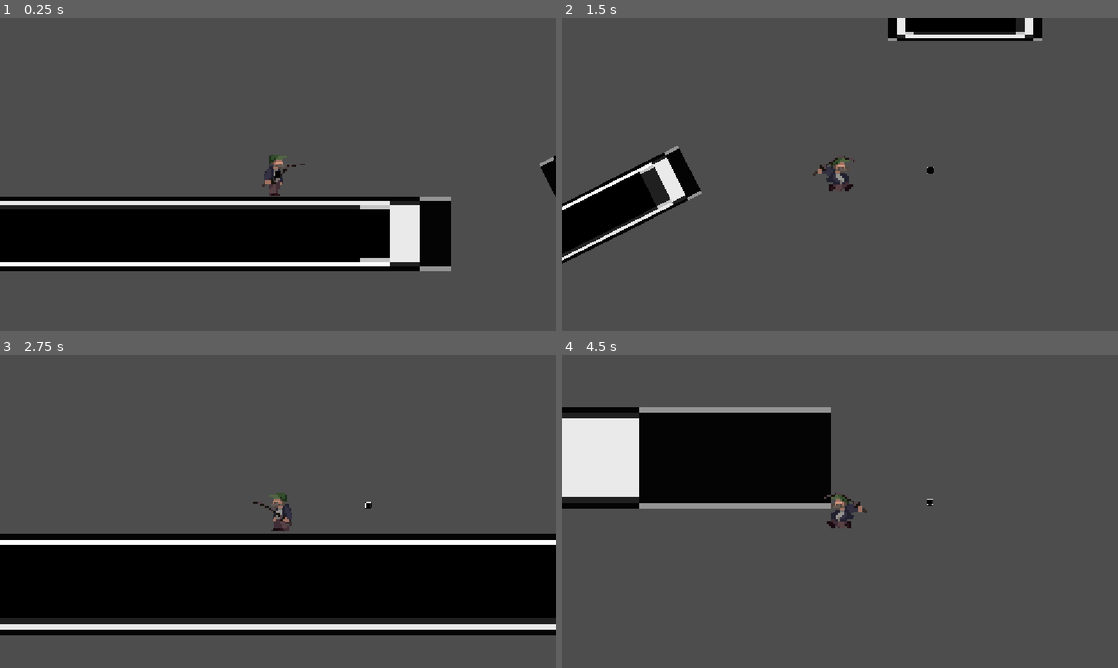
Above: before the commit, frames 1-4 (two rows, left to right).
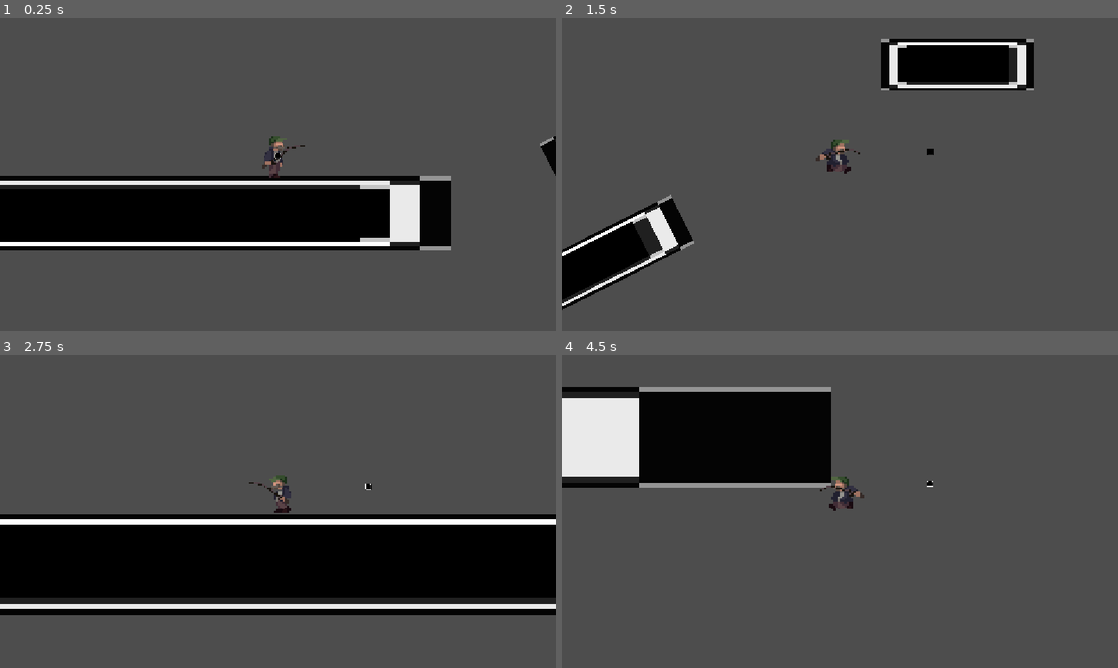
Above: after the commit, the same moments.

Repository: ActuallyaWyrm/Game-Jam
Game: Godot game, scene res://scenes/platformer.tscn
Two runs of this game, one before a commit and one after it. Both use one fixed random seed, a clock stepped at 60 frames per second and the inputs below.
Inputs (mouse positions are in pixels of both pictures, inside the frame that each line leads up to):
- Up to frame 1 (0.25 s): no input
- Up to frame 2 (1.5 s): move the mouse to (867, 174) at 0.52 s; hold Right (walk_right) from 0.53 s (still down); click (867, 174) at 0.6 s; tap Up (jump) at 0.77, 1.07 s; tap Down (slide) at 0.8, 1.35 s; move the mouse to (812, 174) at 1.27 s
- Up to frame 3 (2.75 s): tap Up (jump) at 1.52, 1.82 s; right-click (250, 511) at 1.55 s; move the mouse to (289, 505) at 2.02 s; release Right (walk_right) at 2.03 s; hold Left (walk_left) from 2.03 s (still down); hold Up (jump) from 2.03 s (still down); right-click (289, 505) at 2.1 s
- Up to frame 4 (4.5 s): move the mouse to (834, 517) at 2.77 s; release Left (walk_left) at 2.78 s; release Up (jump) at 2.78 s; hold Right (walk_right) 2.78-4.28 s; tap Up (jump) at 2.85, 3.02, 3.32, 3.77, 4.07 s; click (834, 517) at 3.05 s; move the mouse to (878, 514) at 3.52 s; click (878, 514) at 3.6 s; tap Down (slide) at 3.8, 4.35 s; move the mouse to (795, 508) at 4.27 s; hold Left (walk_left) from 4.28 s (still down)

The runs differ from the first frame. In frame 1, 15% of the frame differs, in the area x 0-100%, y 37-81%; in frame 2, 14%; in frame 3, 18%, in the area x 0-100%, y 38-90%; in frame 4, 9.1%.

Commit message:
add more sprites

Diff:
--- a/assets/animations/fisher.tres
+++ b/assets/animations/fisher.tres
@@ -14,6 +14,18 @@
 [ext_resource type="Texture2D" uid="uid://bo0d1cgkafs8a" path="res://assets/sprites/fisher/jump/fisher_jump_3.png" id="5_uin2t"]
 [ext_resource type="Texture2D" uid="uid://d0twplkdys8c6" path="res://assets/sprites/fisher/walk/fisher_walk_6.png" id="6_32bwv"]
 [ext_resource type="Texture2D" uid="uid://nygt5q3deod3" path="res://assets/sprites/fisher/jump/fisher_jump_4.png" id="6_ghx2t"]
+[ext_resource type="Texture2D" uid="uid://cyxsnt1hmhqus" path="res://assets/sprites/fisher/slide/fisher_slide_4.png" id="9_olrvb"]
+[ext_resource type="Texture2D" uid="uid://bc8tjg0pgqthk" path="res://assets/sprites/fisher/slide/fisher_slide_5.png" id="10_bqkrx"]
+[ext_resource type="Texture2D" uid="uid://c5jfi82w2t8c" path="res://assets/sprites/fisher/slide_enter/fisher_slide_1.png" id="11_6dp77"]
+[ext_resource type="Texture2D" uid="uid://bos7ef4r2h2s7" path="res://assets/sprites/fisher/slide_enter/fisher_slide_2.png" id="12_x72yi"]
+[ext_resource type="Texture2D" uid="uid://blpy0t63yknyt" path="res://assets/sprites/fisher/slide_enter/fisher_slide_3.png" id="13_aom2d"]
+[ext_resource type="Texture2D" uid="uid://cikuxmr7ice8v" path="res://assets/sprites/fisher/swing_air/fisher_swing_air_1.png" id="14_nrhkd"]
+[ext_resource type="Texture2D" uid="uid://bsjulhg8y76ic" path="res://assets/sprites/fisher/swing_air/fisher_swing_air_2.png" id="15_tu0kd"]
+[ext_resource type="Texture2D" uid="uid://c8v6145e3nut3" path="res://assets/sprites/fisher/swing_air/fisher_swing_air_3.png" id="16_bgsll"]
+[ext_resource type="Texture2D" uid="uid://41x7catcjrr" path="res://assets/sprites/fisher/swing_air/fisher_swing_air_4.png" id="17_35b7j"]
+[ext_resource type="Texture2D" uid="uid://de45cjianx17a" path="res://assets/sprites/fisher/swing_air/fisher_swing_air_5.png" id="18_vgdv3"]
+[ext_resource type="Texture2D" uid="uid://w4u3eaho0ny7" path="res://assets/sprites/fisher/swing_air/fisher_swing_air_6.png" id="19_cj252"]
+[ext_resource type="Texture2D" uid="uid://c11fvcwhiuccy" path="res://assets/sprites/fisher/swing_air/fisher_swing_air_7.png" id="20_irhbu"]
 
 [resource]
 animations = [{
@@ -63,6 +75,57 @@
 }, {
 "frames": [{
 "duration": 1.0,
+"texture": ExtResource("9_olrvb")
+}, {
+"duration": 1.0,
+"texture": ExtResource("10_bqkrx")
+}],
+"loop": 1,
+"name": &"slide",
+"speed": 5.0
+}, {
+"frames": [{
+"duration": 1.0,
+"texture": ExtResource("11_6dp77")
+}, {
+"duration": 1.0,
+"texture": ExtResource("12_x72yi")
+}, {
+"duration": 1.0,
+"texture": ExtResource("13_aom2d")
+}],
+"loop": 0,
+"name": &"slide_enter",
+"speed": 5.0
+}, {
+"frames": [{
+"duration": 1.0,
+"texture": ExtResource("14_nrhkd")
+}, {
+"duration": 1.0,
+"texture": ExtResource("15_tu0kd")
+}, {
+"duration": 1.0,
+"texture": ExtResource("16_bgsll")
+}, {
+"duration": 1.0,
+"texture": ExtResource("17_35b7j")
+}, {
+"duration": 1.0,
+"texture": ExtResource("18_vgdv3")
+}, {
+"duration": 1.0,
+"texture": ExtResource("19_cj252")
+}, {
+"duration": 1.0,
+"texture": ExtResource("20_irhbu")
+}],
+"loop": 0,
+"name": &"swing_air",
+"speed": 5.0
+}, {
+"frames": [{
+"duration": 1.0,
 "texture": ExtResource("1_uvi1i")
 }, {
 "duration": 1.0,
--- a/entities/player_platformer.tscn
+++ b/entities/player_platformer.tscn
@@ -7,7 +7,7 @@
 
 [sub_resource type="CapsuleShape2D" id="CapsuleShape2D_g4v7s"]
 radius = 26.0
-height = 120.0
+height = 110.0
 
 [node name="PlayerPlatformer" type="CharacterBody2D" unique_id=171132049]
 floor_constant_speed = true
@@ -31,10 +31,12 @@
 target_position = Vector2(1000, 0)
 
 [node name="AnimatedSprite2D" type="AnimatedSprite2D" parent="." unique_id=1315309792]
-position = Vector2(-8.4703295e-22, 7.1054274e-15)
+position = Vector2(-3.0092655e-36, 0)
 scale = Vector2(5, 5)
 sprite_frames = ExtResource("2_tmbtj")
-animation = &"idle"
+animation = &"swing_air"
+frame = 6
+frame_progress = 1.0
 
 [node name="CollisionShape2D" type="CollisionShape2D" parent="." unique_id=1286970092]
 shape = SubResource("CapsuleShape2D_g4v7s")
@@ -45,6 +47,7 @@
 texture = ExtResource("4_tmbtj")
 
 [node name="Camera2D" type="Camera2D" parent="." unique_id=2054317689]
+position = Vector2(0, 51)
 ignore_rotation = false
 zoom = Vector2(0.75, 0.75)
 position_smoothing_speed = 1.0
--- a/player_platformer.gd
+++ b/player_platformer.gd
@@ -9,6 +9,7 @@
 var rope_length = 400
 var rope_pull = 300
 var grav = 100
+var jumping = false
 var direction:
 	set(value):
 		if direction != value and (direction != 0):
@@ -32,7 +33,9 @@
 
 # drawing vars
 
+var draw_slide = false
 var draw_jump = false
+var draw_swing_air = false
 @onready var animation = $AnimatedSprite2D
 @onready var camera = $Camera2D
 
@@ -63,7 +66,9 @@
 
 	# jump
 
-	if (Input.is_action_just_pressed("jump") and !zipping and !hooked and is_on_floor()):
+	jumping = Input.is_action_just_pressed("jump") and !zipping and !hooked and is_on_floor()
+
+	if jumping:
 		velocity.y -= (jump_height + max_mod)
 		draw_jump = true
 
@@ -83,8 +88,10 @@
 
 	if Input.is_action_just_pressed("slide"):
 		sliding = true
+		draw_slide = true
 	if Input.is_action_just_released("slide"):
 		sliding = false
+		draw_slide = false
 
 	# limit velocity
 
@@ -134,6 +141,7 @@
 func hook():
 	$RayCast.look_at($Cursor.global_position)
 	if Input.is_action_just_pressed("grapple"):
+		draw_swing_air = true
 		hook_pos = get_hook_pos()
 		if hook_pos and !zipping and !hooked:
 			hooked = true
@@ -149,7 +157,6 @@
 				vertical_boost = 1
 		hooked = false
 		hook_pos = false
-		print(vertical_boost)
 	#if Input.is_action_just_pressed("zip"):
 		#hook_pos = get_hook_pos()
 		#if hook_pos and !zipping and !hooked:
@@ -205,31 +212,41 @@
 # draw line between hook and player
 
 func _draw() -> void:
-	if (Input.is_action_just_pressed("jump") and !zipping and !hooked and draw_jump):
-			animation.play("jump")
+	if hook_pos:
+		if hooked or zipping:
+			draw_line(Vector2(0, -32), to_local(hook_pos), Color.BLACK, 3, true)
+	if draw_swing_air:
+		animation.play("swing_air")
+		animation.speed_scale = 4
+		await animation.animation_finished
+		draw_swing_air = false
+	elif is_on_floor():
+		if !sliding:
+			if direction != 0:
+				animation.play("walk")
+				animation.speed_scale = velocity.x / 1000
+			else:
+				animation.play("idle")
+				animation.speed_scale = 0.5
+		elif draw_slide:
+			animation.play("slide_enter")
 			animation.speed_scale = 2
-			draw_jump = false
-
-	if is_on_floor():
-			if !sliding:
-				if direction != 0:
-					animation.play("walk")
-					animation.speed_scale = velocity.x / 1000
-				else:
-					animation.play("idle")
-					animation.speed_scale = 0.5
-	elif !draw_jump:
+			await animation.animation_finished
+			draw_slide = false
+		else:
+			animation.play("slide")
+			animation.speed_scale = 2 * abs(direction)
+
+	elif draw_jump:
+		animation.play("jump")
+		animation.speed_scale = 2
+		await animation.animation_finished
+		draw_jump = false
+	else:
 		animation.play("fall")
 		animation.speed_scale = 1
-
 	if direction > 0:
 		animation.scale.x = 5
 	if direction < 0:
 		animation.scale.x = -5
-
 	var pos = global_position
-	if hook_pos:
-		if hooked or zipping:
-			draw_line(Vector2(0, -32), to_local(hook_pos), Color.BLACK, 3, true)
-	else:
-		return
--- a/scenes/platformer.tscn
+++ b/scenes/platformer.tscn
@@ -2,7 +2,6 @@
 
 [ext_resource type="PackedScene" uid="uid://bj1awu02h5683" path="res://scenes/grabable_platformer.tscn" id="1_j2uy2"]
 [ext_resource type="PackedScene" uid="uid://oy67rn0cumj3" path="res://entities/player_platformer.tscn" id="1_xxtnn"]
-[ext_resource type="AudioStream" uid="uid://ccm836xbso5cf" path="res://assets/audio/music/temporary/rush.wav" id="3_85uu4"]
 
 [node name="Platformer" type="Node2D" unique_id=1169925800]
 
@@ -45,9 +44,3 @@
 
 [node name="PlayerPlatformer" parent="." unique_id=171132049 instance=ExtResource("1_xxtnn")]
 position = Vector2(296, 381)
-
-[node name="AudioStreamPlayer2D" type="AudioStreamPlayer2D" parent="." unique_id=862126884]
-position = Vector2(-108, -634)
-stream = ExtResource("3_85uu4")
-autoplay = true
-max_distance = 100000.0
Binary file added: assets/sprites/fisher/slide/fisher_slide_4.png
Not shown, added: assets/sprites/fisher/slide/fisher_slide_4.png.import
Binary file added: assets/sprites/fisher/slide/fisher_slide_5.png
Not shown, added: assets/sprites/fisher/slide/fisher_slide_5.png.import
Binary file added: assets/sprites/fisher/slide_enter/fisher_slide_1.png
Not shown, added: assets/sprites/fisher/slide_enter/fisher_slide_1.png.import
Binary file added: assets/sprites/fisher/slide_enter/fisher_slide_2.png
Not shown, added: assets/sprites/fisher/slide_enter/fisher_slide_2.png.import
Binary file added: assets/sprites/fisher/slide_enter/fisher_slide_3.png
Not shown, added: assets/sprites/fisher/slide_enter/fisher_slide_3.png.import
Binary file added: assets/sprites/fisher/swing_air/fisher_swing_air_1.png
Not shown, added: assets/sprites/fisher/swing_air/fisher_swing_air_1.png.import
(and 12 more such lines)
